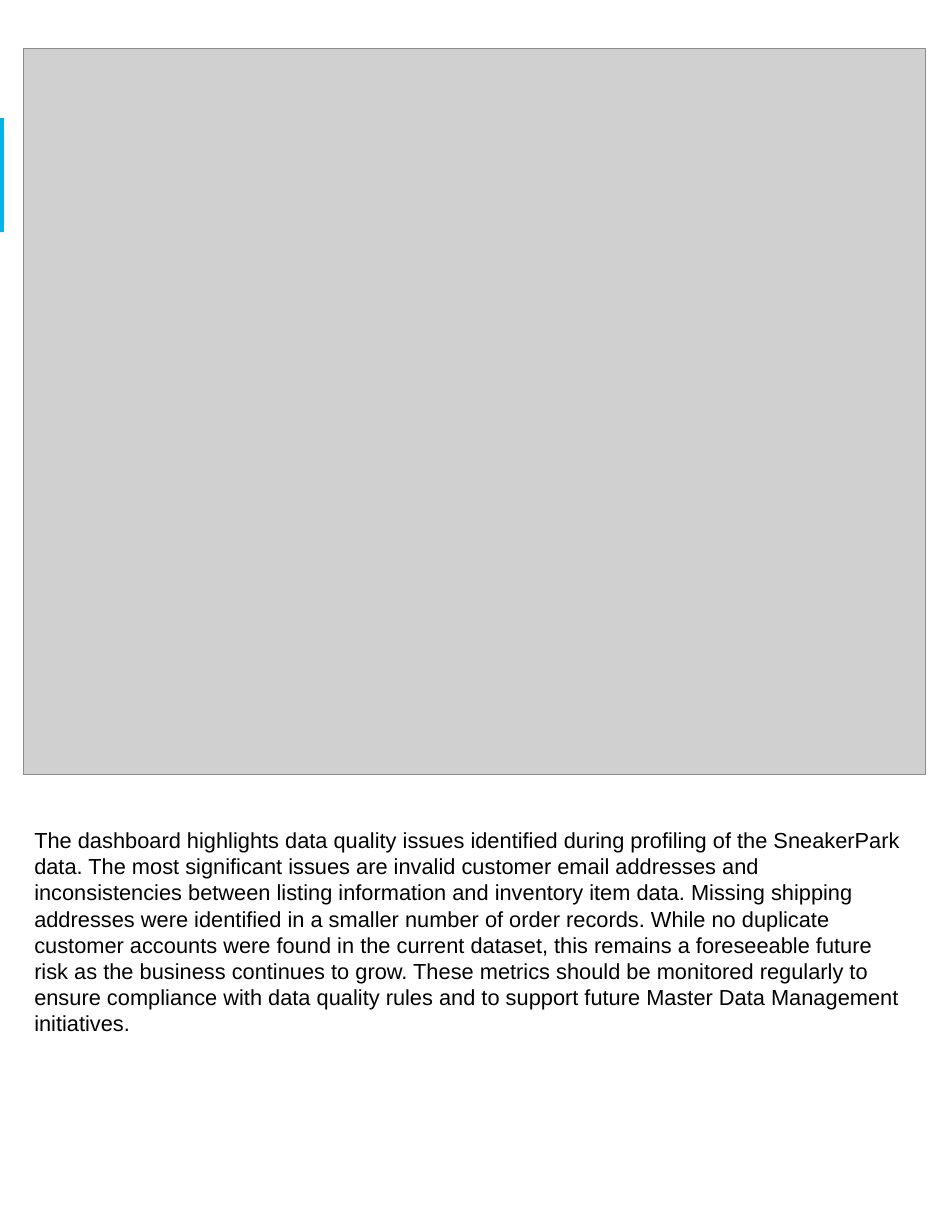
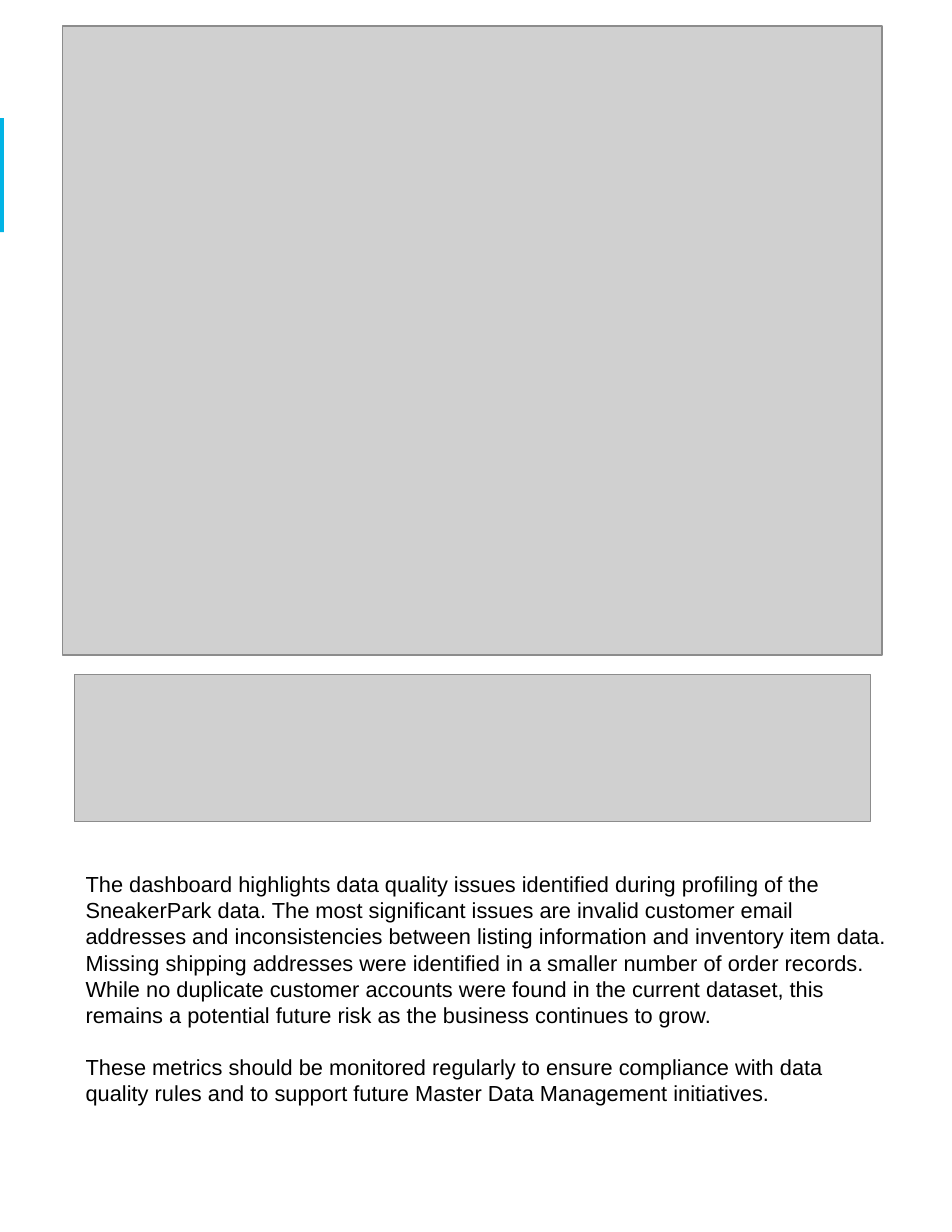
Before and after one commit to SwimLane2/udacity-ai-masters, a slide deck: slide 14 of Modules/03-Data-Architect/projects/Project 4 - SneakerPark Data Governance/report/sneakerpark_data_governance.pptx. Drawn at 952x1232 pixels with LibreOffice and Linux fonts; fonts in the diff are those of the drawing; grey boxes stand for pictures. Boxes give left, top, right and bottom in pixels: in the first picture for what was removed or moved away, otherwise in the second. Text is boxed around its words. In the diff, an @@ line names an element or a change of style, - is before the commit and + after.

```diff
--- a/Modules/03-Data-Architect/projects/Project 4 - SneakerPark Data Governance/report/sneakerpark_data_governance.pptx
+++ b/Modules/03-Data-Architect/projects/Project 4 - SneakerPark Data Governance/report/sneakerpark_data_governance.pptx
@@ picture: place and size @@
-picture at <box>24,49,925,775</box>
+picture at <box>63,26,881,655</box>
@@ picture added at <box>75,674,871,821</box> @@
@@ text at <box>86,876,885,1106</box>: text changed @@
-The dashboard highlights data quality issues identified during profiling of the SneakerPark data. The most significant issues are invalid customer email addresses and inconsistencies between listing information and inventory item data. Missing shipping addresses were identified in a smaller number of order records. While no duplicate customer accounts were found in the current dataset, this remains a foreseeable future risk as the business continues to grow. These metrics should be monitored regularly to ensure compliance with data quality rules and to support future Master Data Management initiatives.
+The dashboard highlights data quality issues identified during profiling of the SneakerPark data. The most significant issues are invalid customer email addresses and inconsistencies between listing information and inventory item data. Missing shipping addresses were identified in a smaller number of order records. While no duplicate customer accounts were found in the current dataset, this remains a potential future risk as the business continues to grow.
+These metrics should be monitored regularly to ensure compliance with data quality rules and to support future Master Data Management initiatives.
```
Also in this commit, not shown: 1 slide added, 1 slide removed, 3 other files.
